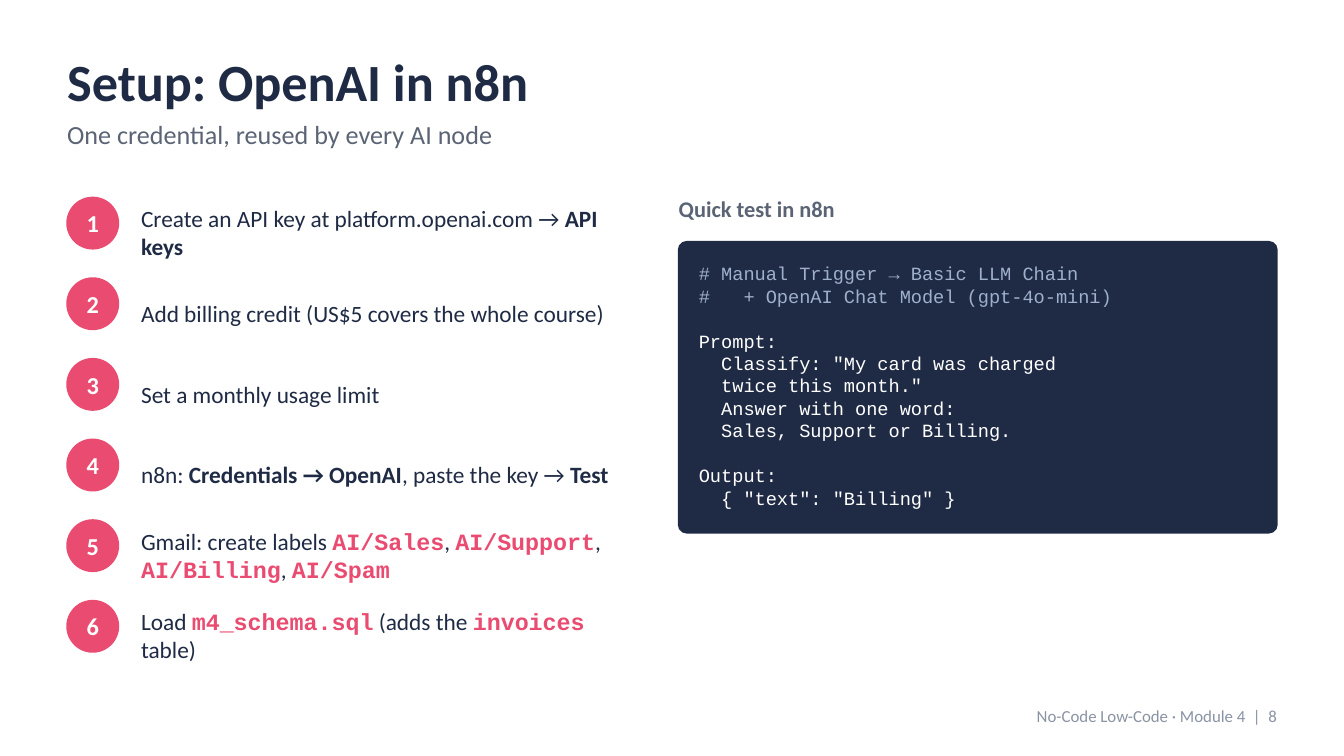
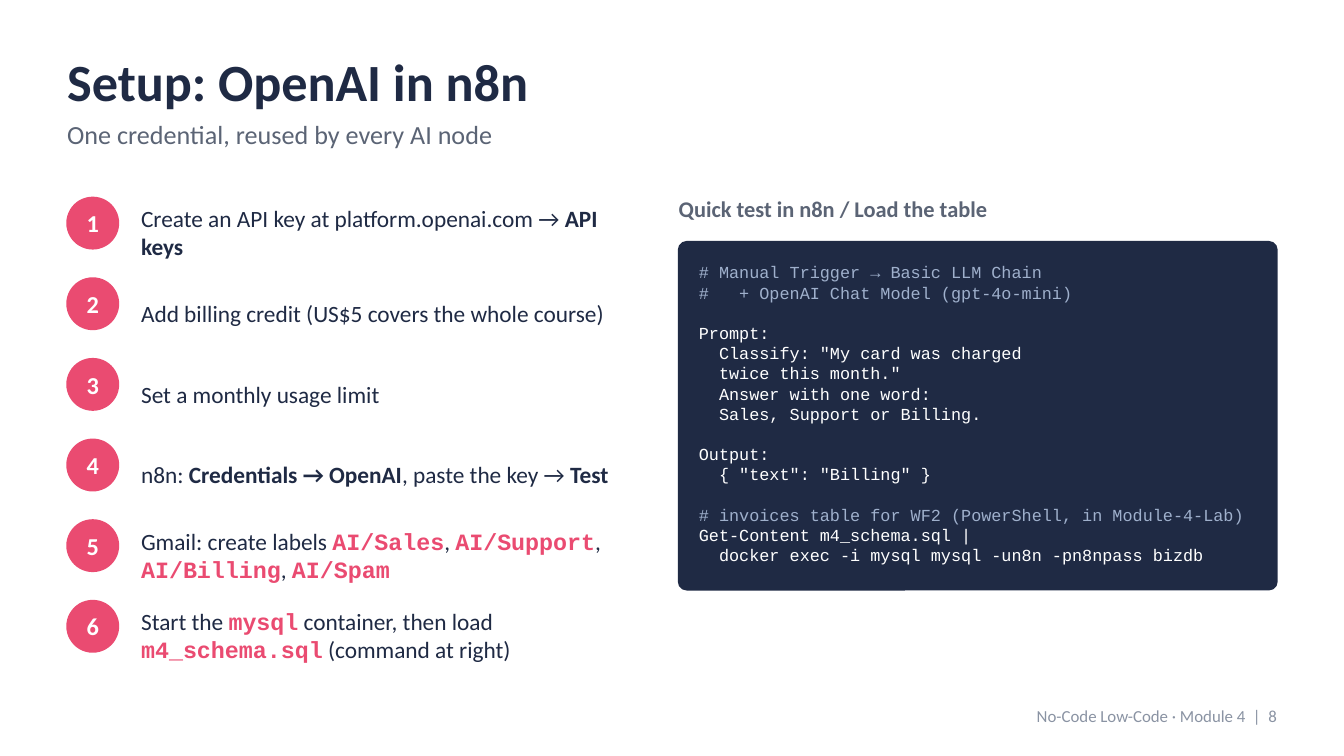
Before and after one commit to atulkahatecdac/scdl-agentic-ai, a slide deck: slide 8 of Low-Code-No-Code/no-code-low-code-4.pptx. Drawn at 1344x756 pixels with LibreOffice and Linux fonts; fonts in the diff are those of the drawing. Boxes give left, top, right and bottom in pixels: in the first picture for what was removed or moved away, otherwise in the second. Text is boxed around its words. In the diff, an @@ line names an element or a change of style, - is before the commit and + after.

```diff
--- a/Low-Code-No-Code/no-code-low-code-4.pptx
+++ b/Low-Code-No-Code/no-code-low-code-4.pptx
@@ text at (x1=679, y1=201, x2=987, y2=220): text changed @@
-Quick test in n8n
+Quick test in n8n / Load the table
@@ rounded rectangle resized from (x1=679, y1=242, x2=1277, y2=532) to (x1=679, y1=242, x2=1277, y2=590) @@
@@ rounded rectangle at (x1=679, y1=242, x2=1277, y2=590): proportions changed @@
@@ text at (x1=699, y1=266, x2=1072, y2=484): size 10 to 9 pt in "# Manual Trigger → Basic LLM Chain", "# + OpenAI Chat Model (gpt-4o-mini)", "Prompt:", "Classify: "My card was charged" and 5 more places @@
@@ text at (x1=699, y1=509, x2=1243, y2=565): paragraphs added @@
+# invoices table for WF2 (PowerShell, in Module-4-Lab)
+Get-Content m4_schema.sql |
+docker exec -i mysql mysql -un8n -pn8npass bizdb
@@ text at (x1=141, y1=613, x2=510, y2=663): text changed; font Courier New to Calibri; text colour #EA4B71 to #1F2A44; bold off @@
-Load m4_schema.sql (adds the invoices table)
+Start the mysql container, then load m4_schema.sql (command at right)
```
Also in this commit, not shown: 1 other file.
